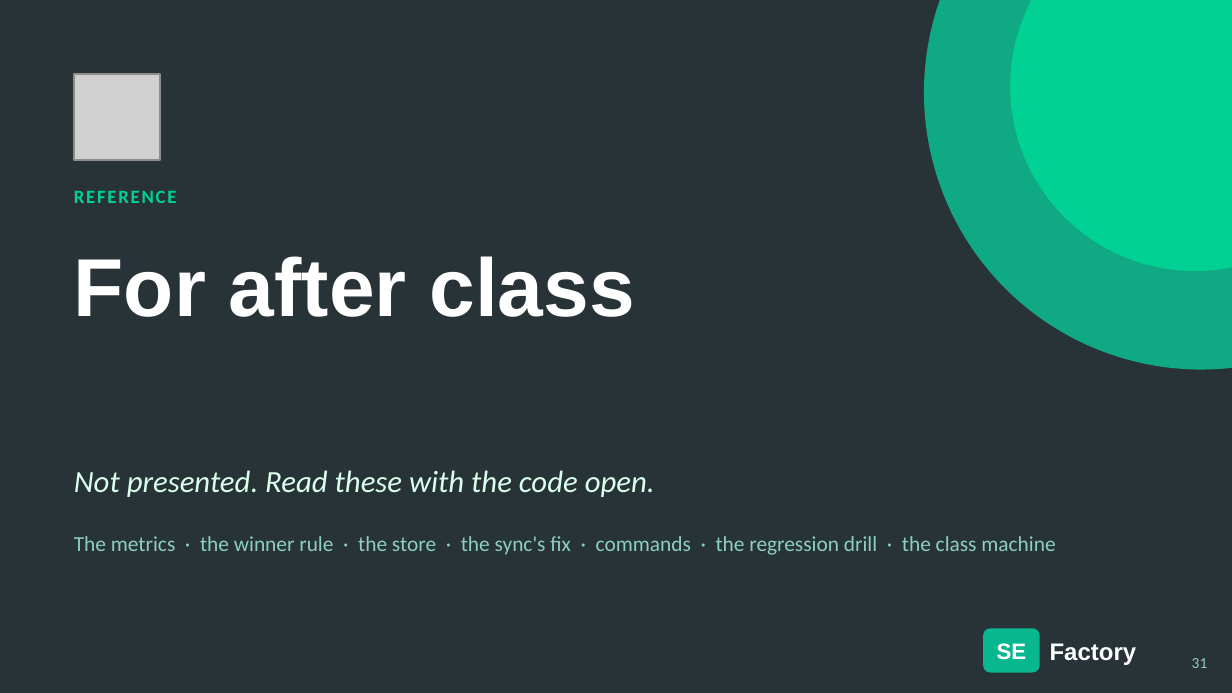
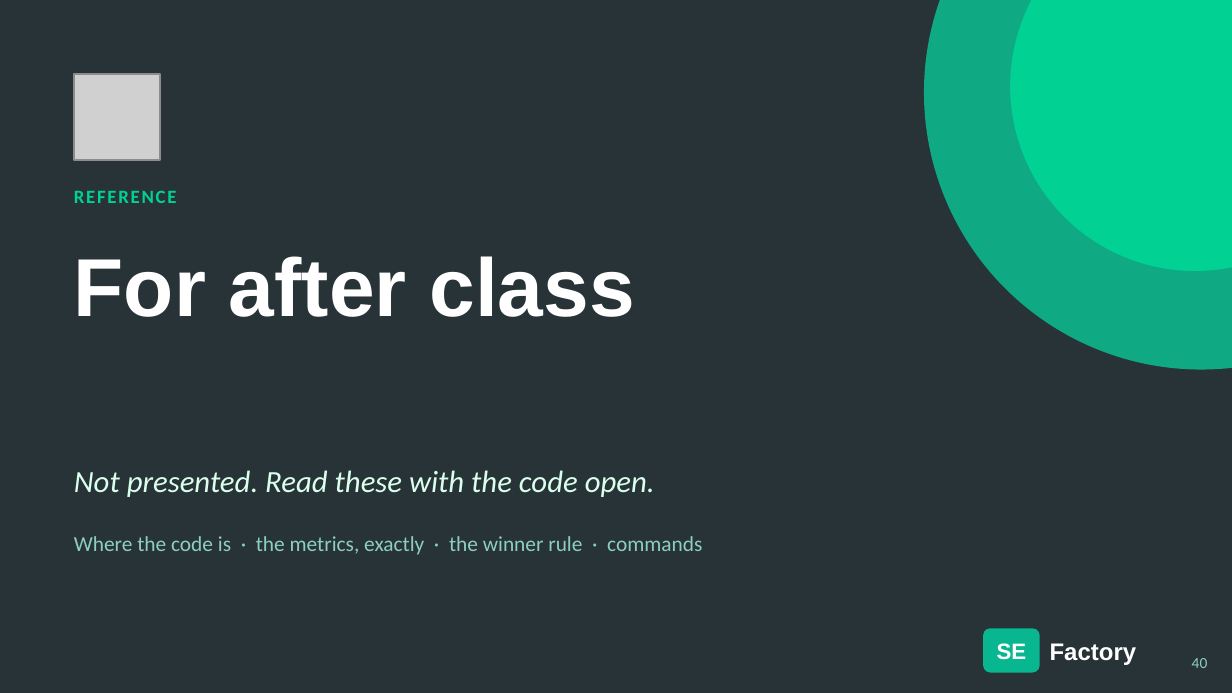
Before and after one commit to hasankanaan26/acme-desk, a slide deck: slide 40 of slides/part3-retrieval.pptx (slide 31 before the commit). Drawn at 1232x693 pixels with LibreOffice and Linux fonts; fonts in the diff are those of the drawing; grey boxes stand for pictures. Boxes give left, top, right and bottom in pixels: in the first picture for what was removed or moved away, otherwise in the second. Text is boxed around its words. In the diff, an @@ line names an element or a change of style, - is before the commit and + after.

```diff
--- a/slides/part3-retrieval.pptx
+++ b/slides/part3-retrieval.pptx
@@ text at (74, 536, 702, 555): text changed @@
-The metrics · the winner rule · the store · the sync's fix · commands · the regression drill · the class machine
+Where the code is · the metrics, exactly · the winner rule · commands
@@ text at (1192, 658, 1208, 668): text changed @@
-31
+40
```
Also in this commit, not shown: 21 other slides changed, 22 slides added, 16 slides removed, 48 other files.
